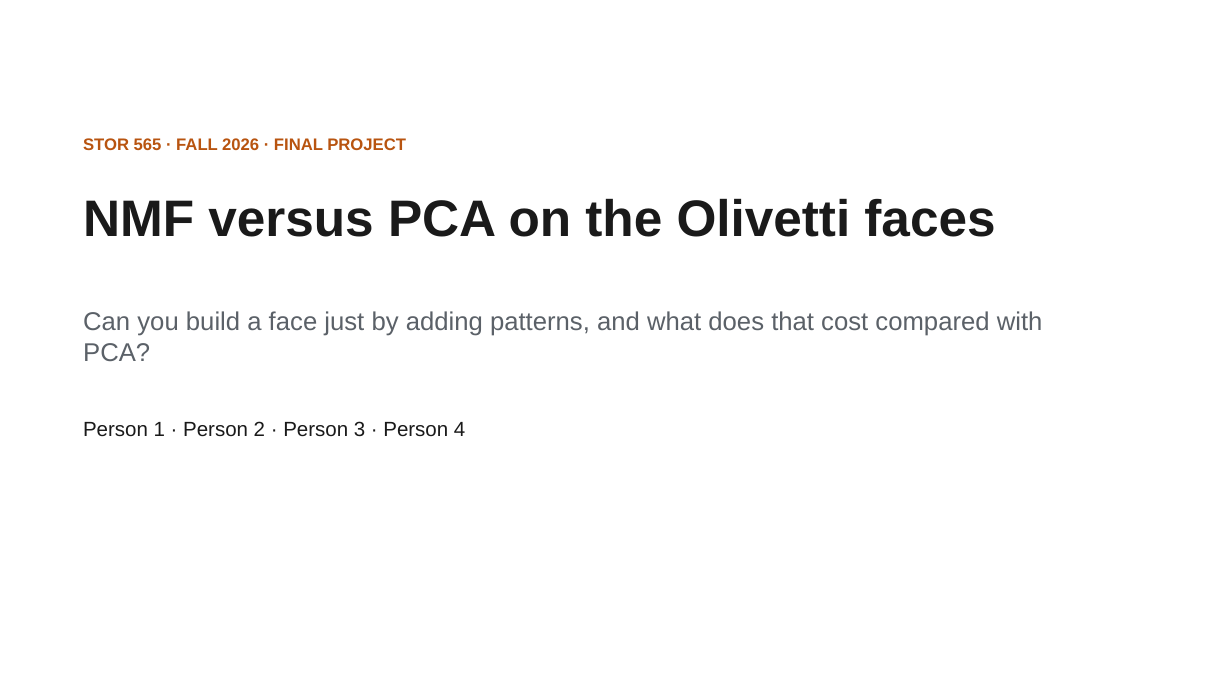
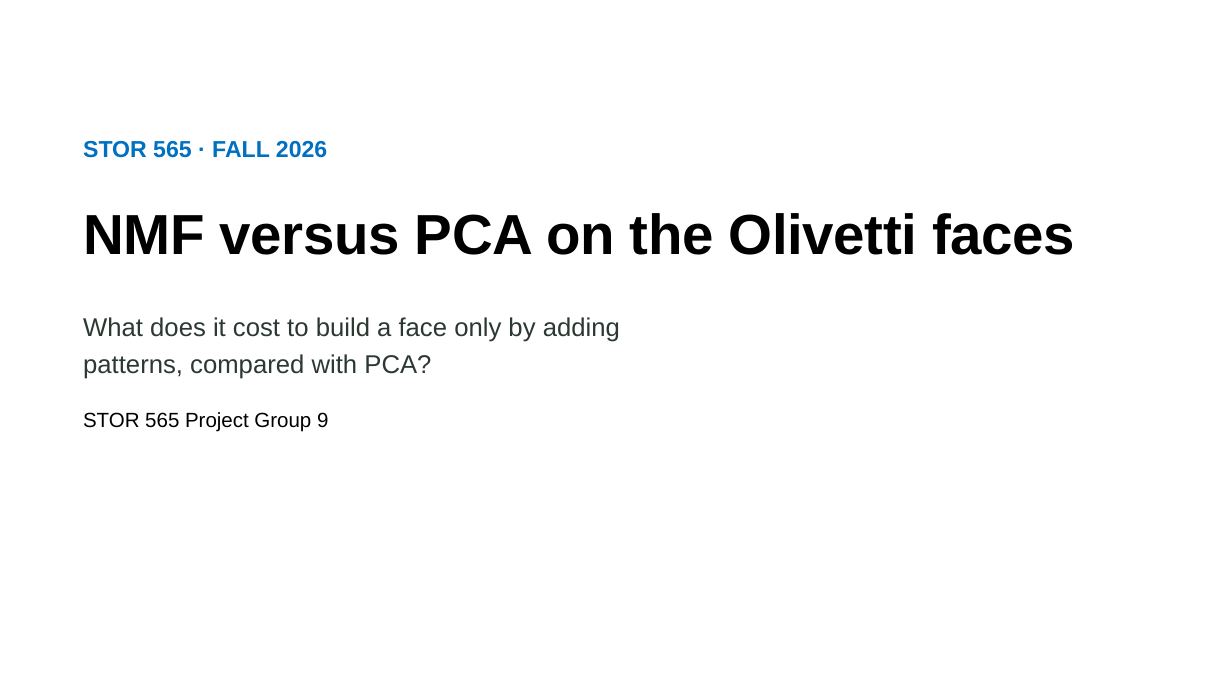
Before and after one commit to MachineWJQ6657/pca-vs-nmf, a slide deck: slide 1 of slides/STOR565_Slides.pptx. Drawn at 1232x693 pixels with LibreOffice and Linux fonts; fonts in the diff are those of the drawing. Boxes give left, top, right and bottom in pixels: in the first picture for what was removed or moved away, otherwise in the second. Text is boxed around its words. In the diff, an @@ line names an element or a change of style, - is before the commit and + after.

```diff
--- a/slides/STOR565_Slides.pptx
+++ b/slides/STOR565_Slides.pptx
@@ text at [83, 141, 327, 158]: text changed; size 13 to 18 pt; text colour #B85410 to #0070C0 @@
-STOR 565 · FALL 2026 · FINAL PROJECT
+STOR 565 · FALL 2026
@@ title "NMF versus PCA on the ...": place and size @@
-title "NMF versus PCA on the ..." at [83, 198, 995, 237]
+title "NMF versus PCA on the ..." at [83, 213, 1075, 255]
@@ title "NMF versus PCA on the ..." at [83, 213, 1075, 255]: size 40 to 44 pt, text colour #1A1A1A to #000000, letter spacing 0 to -0.3 pt; line spacing 1 to 0.95 @@
@@ text at [83, 317, 620, 379]: text changed; text colour #5B6168 to #2C3932 @@
-Can you build a face just by adding patterns, and what does that cost compared with PCA?
+What does it cost to build a face only by adding patterns, compared with PCA?
@@ text at [83, 412, 328, 432]: text changed; text colour #1A1A1A to #000000 @@
-Person 1 · Person 2 · Person 3 · Person 4
+STOR 565 Project Group 9
```
Also in this commit, not shown: 12 other slides changed, 1 slide added, 1 slide removed.
